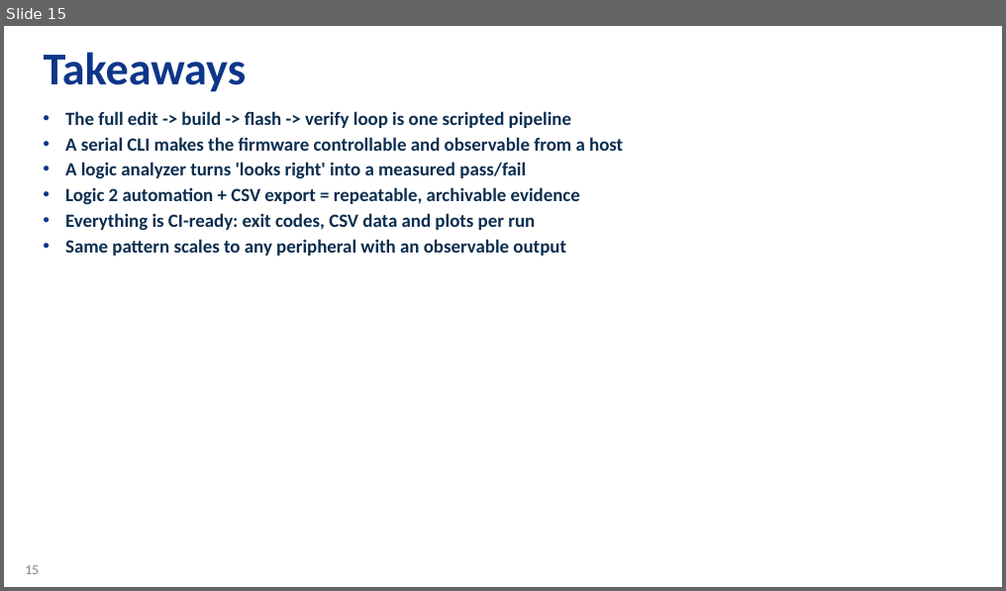
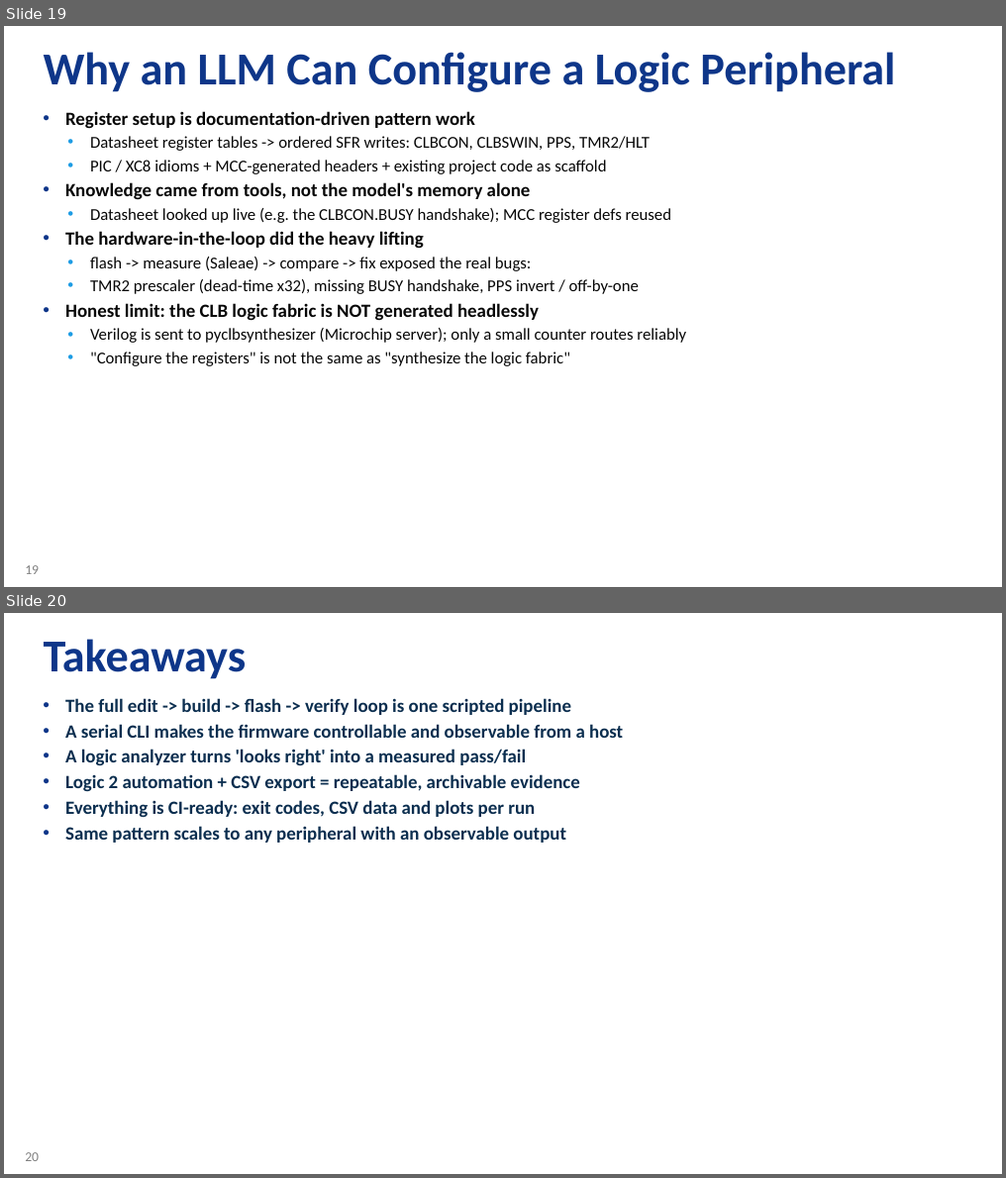
Before and after one commit to zabooh/Loop, a slide deck: loop_automation.pptx. Shown one above the other, each under a label of ours: slide 15 before the commit, slides 19 and 20 after it. The pictures are 1006x591 and 1006x1178 pixels, drawn with LibreOffice and Linux fonts; fonts in the diff are those of the drawing; background and template pictures are left out. Boxes give left, top, right and bottom in pixels: in the first picture for what was removed or moved away, otherwise in the second. Text is boxed around its words. In the diff, an @@ line names an element or a change of style, - is before the commit and + after.

```diff
--- a/loop_automation.pptx
+++ b/loop_automation.pptx
@@ slide 19 added at <box>4,26,1002,587</box>, background #FFFFFF; not listed: 1 template element that a slide beside it also shows @@
@@ title added at <box>44,52,895,92</box>, 44 pt, text #0E3689, bold @@
+Why an LLM Can Configure a Logic Peripheral
@@ text added at <box>65,111,686,367</box>, 16 pt, text #070707 @@
+• Register setup is documentation-driven pattern work
+  • Datasheet register tables -> ordered SFR writes: CLBCON, CLBSWIN, PPS, TMR2/HLT
+  • PIC / XC8 idioms + MCC-generated headers + existing project code as scaffold
+• Knowledge came from tools, not the model's memory alone
+  • Datasheet looked up live (e.g. the CLBCON.BUSY handshake); MCC register defs reused
+• The hardware-in-the-loop did the heavy lifting
+  • flash -> measure (Saleae) -> compare -> fix exposed the real bugs:
+  • TMR2 prescaler (dead-time x32), missing BUSY handshake, PPS invert / off-by-one
+• Honest limit: the CLB logic fabric is NOT generated headlessly
+  • Verilog is sent to pyclbsynthesizer (Microchip server); only a small counter routes reliably
+  • "Configure the registers" is not the same as "synthesize the logic fabric"
@@ what was slide 15 is now slide 20 @@
@@ page number at <box>25,1153,39,1161</box>: text changed @@
-15
+20
```
Also in this commit, not shown: 14 slides changed, 4 other slides added, 3 other files.
